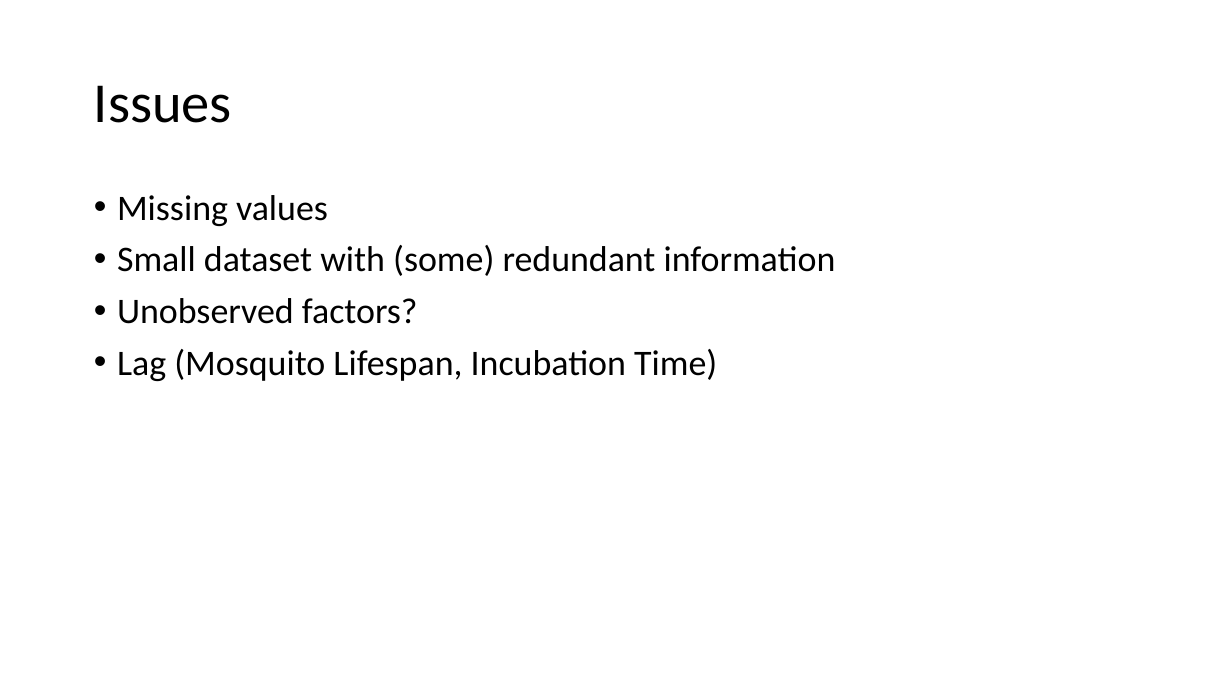
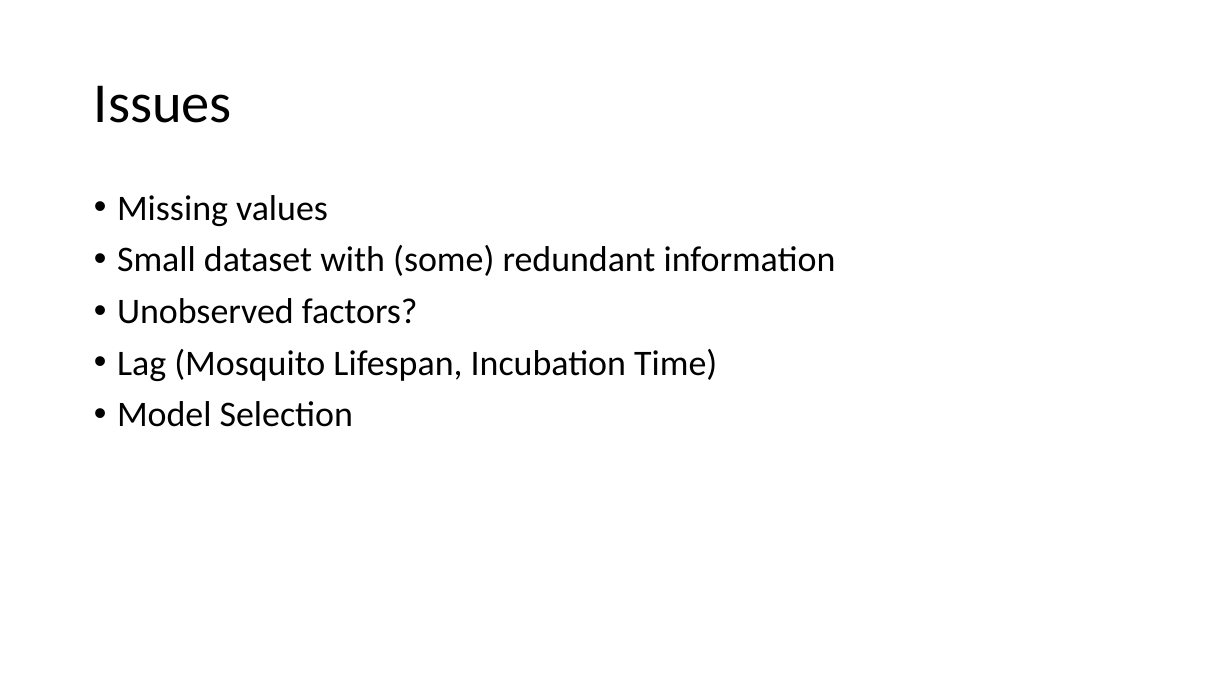
Before and after one commit to mariiader/adc_project, a slide deck: slide 12 of DengAI_PP_1.pptx (slide 13 before the commit). Drawn at 1232x693 pixels with LibreOffice and Linux fonts; fonts in the diff are those of the drawing. Boxes give left, top, right and bottom in pixels: in the first picture for what was removed or moved away, otherwise in the second. Text is boxed around its words. In the diff, an @@ line names an element or a change of style, - is before the commit and + after.

```diff
--- a/DengAI_PP_1.pptx
+++ b/DengAI_PP_1.pptx
@@ text at bbox=[117, 401, 353, 427]: paragraph added @@
+• Model Selection
```
Also in this commit, not shown: 5 other slides changed, 1 slide removed, 19 other files.
